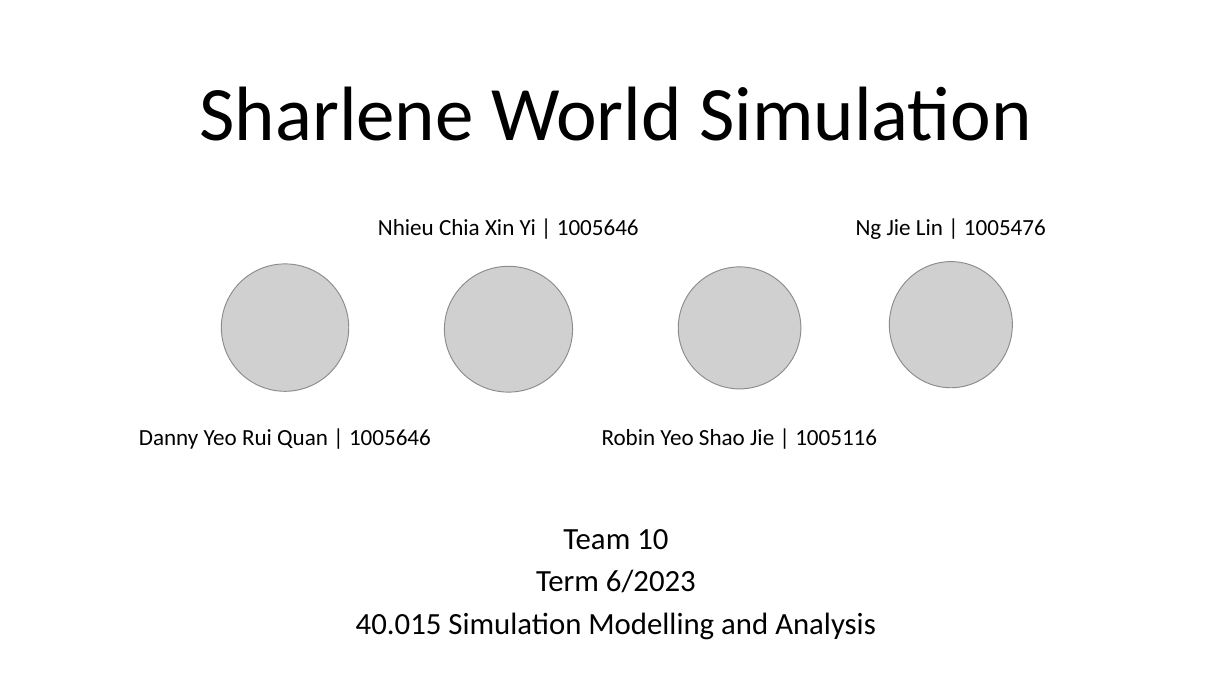
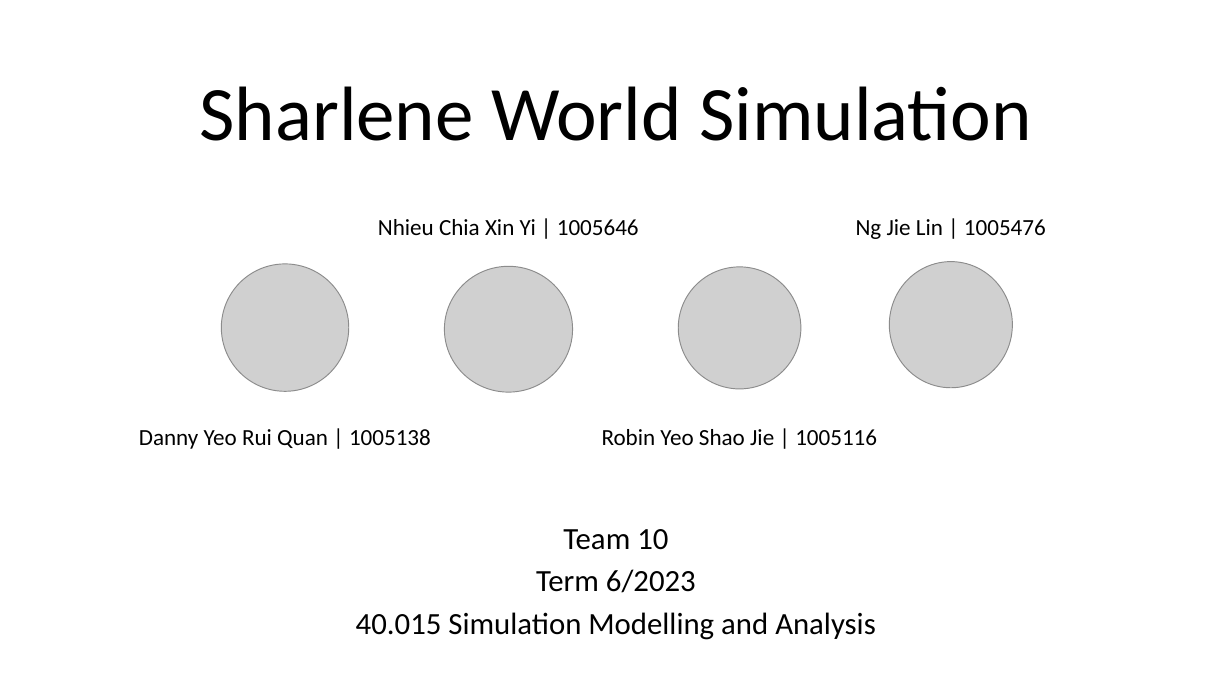
Before and after one commit to gymnatics/SMA-Project, a slide deck: slide 1 of Team10/Title Page/team10_title_page.pptx. Drawn at 1232x693 pixels with LibreOffice and Linux fonts; fonts in the diff are those of the drawing; grey boxes stand for pictures. Boxes give left, top, right and bottom in pixels: in the first picture for what was removed or moved away, otherwise in the second. Text is boxed around its words. In the diff, an @@ line names an element or a change of style, - is before the commit and + after.

```diff
--- a/Team10/Title Page/team10_title_page.pptx
+++ b/Team10/Title Page/team10_title_page.pptx
@@ text at box(139, 429, 431, 449): text changed @@
-Danny Yeo Rui Quan | 1005646
+Danny Yeo Rui Quan | 1005138
```
Also in this commit, not shown: 32 other files.
